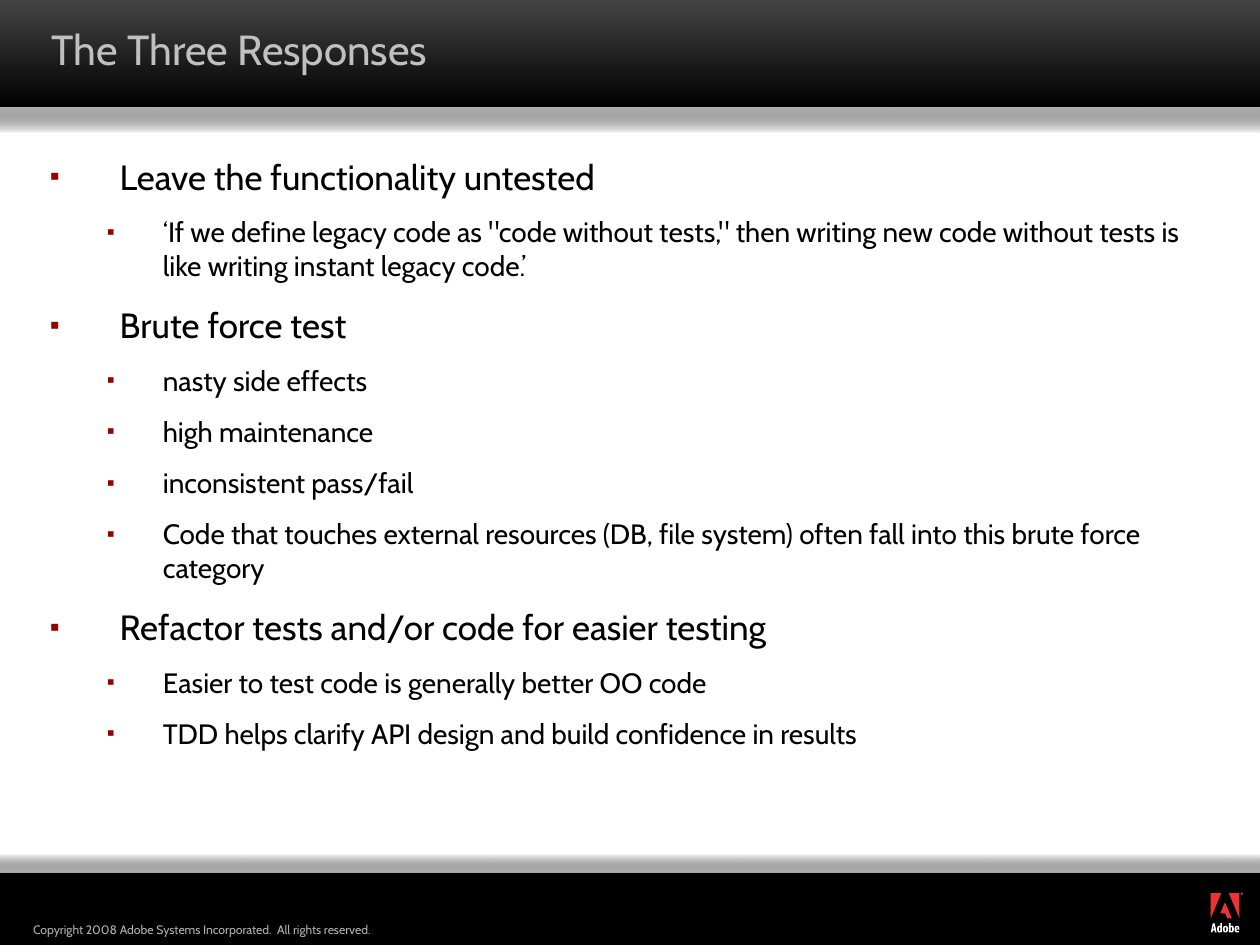
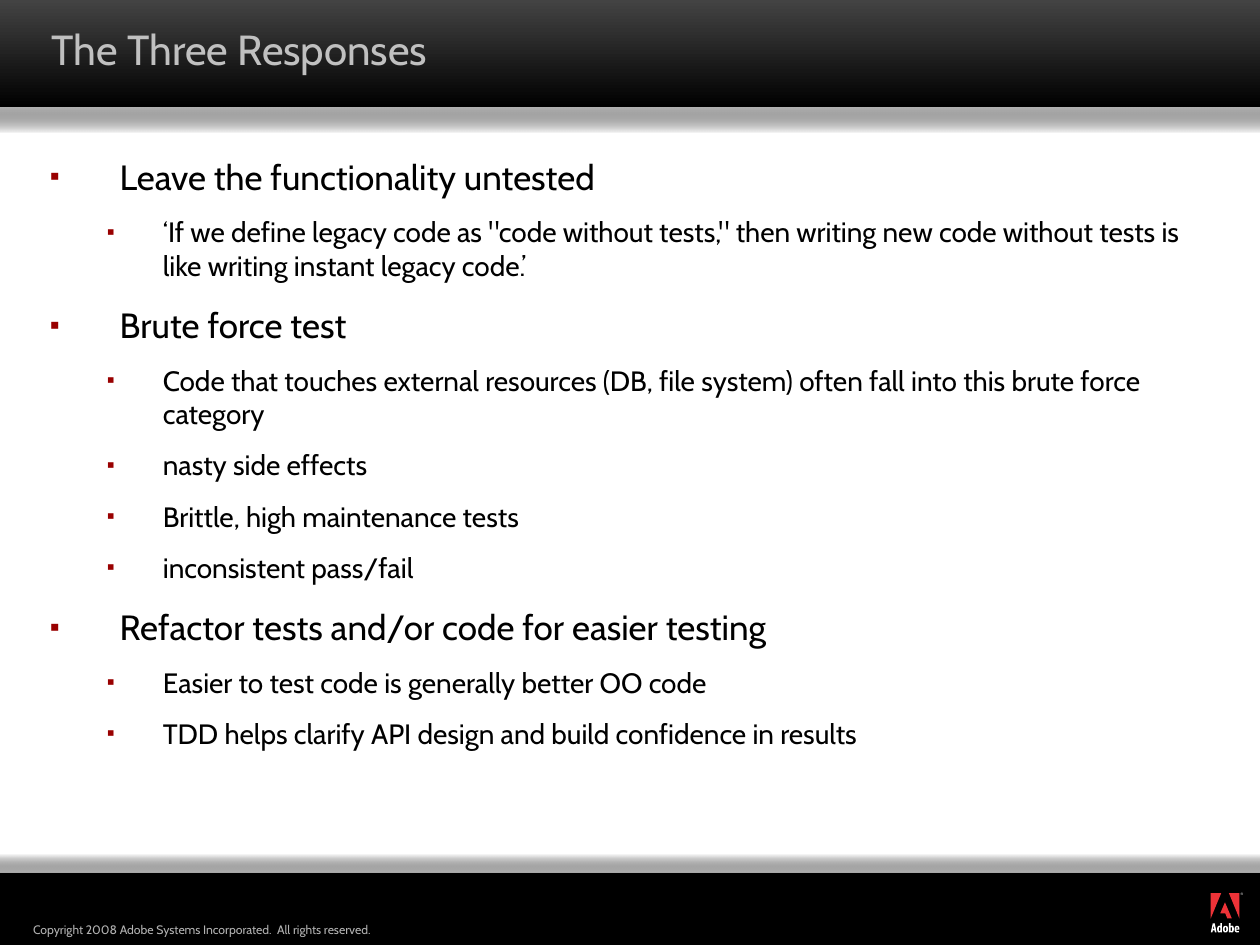
Before and after one commit to marcesher/mxunit-cfmeetups, a slide deck: slide 7 of max08/Marc_Esher_Bill_Shelton_AdvancedPatternsForColdfusionTestAutomation_draft1.pdf.ppt. Drawn at 1260x945 pixels with LibreOffice and Linux fonts; fonts in the diff are those of the drawing; background and template pictures are left out. Boxes give left, top, right and bottom in pixels: in the first picture for what was removed or moved away, otherwise in the second. Text is boxed around its words. In the diff, an @@ line names an element or a change of style, - is before the commit and + after.

```diff
--- a/max08/Marc_Esher_Bill_Shelton_AdvancedPatternsForColdfusionTestAutomation_draft1.pdf.ppt
+++ b/max08/Marc_Esher_Bill_Shelton_AdvancedPatternsForColdfusionTestAutomation_draft1.pdf.ppt
@@ text at (x1=163, y1=370, x2=1140, y2=431): paragraph added @@
+  ▪ Code that touches external resources (DB, file system) often fall into this brute force category
@@ text at (x1=163, y1=506, x2=519, y2=533): text changed @@
-  ▪ high maintenance
+  ▪ Brittle, high maintenance tests
@@ text at (x1=163, y1=523, x2=1140, y2=584): paragraph removed @@
-  ▪ Code that touches external resources (DB, file system) often fall into this brute force category
```
Also in this commit, not shown: 1 other slide changed, 3 slides added.
